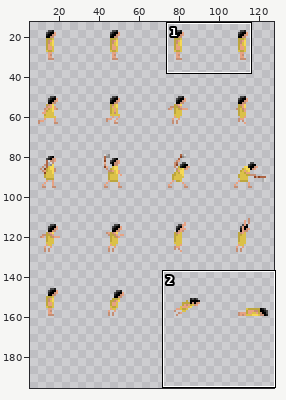
A sprite sheet gets an edit: data/guy.png. The first picture is a wide view before the edit; the outline marks the close-up.
Close-up. Old version:
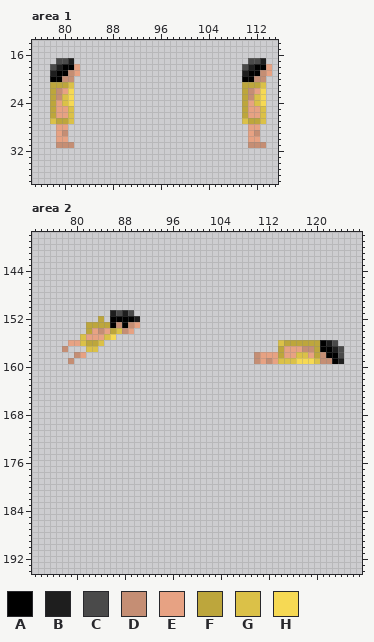
The file is 128x288 pixels. Shown: area 1: x 75..115, y 14..37; area 2: x 73..127, y 138..194. The wide view leaves out empty margins. The commit also changed other parts of the picture, which this record leaves out.
Palette (. is transparent): A #000000  B #1e1e1e  C #4a4a4a  D #c58e74  E #e7a283  F #bda63c  G #dbc148  H #f6d954
Pixels before, area 1, first column x 78:
17 .CCB.............................CCB.
18 CBAAE...........................CBAAE
19 BAADE...........................BAADE
20 AADD............................AADD.
21 FFFG............................FFFG.
22 FDEH............................FDEH.
23 FDGH............................FDGH.
24 FEGH............................FEGH.
25 FEEG............................FEEG.
26 FEEG............................FEEG.
27 GFFG............................GFFG.
28 .EE..............................EE..
29 .ED..............................ED..
30 .EE..............................EE..
31 .DDD.............................DDD.
Pixels before, area 2 (only the part around the change), first column x 73:
140 .......................................................
141 .......................................................
142 .......................................................
143 .......................................................
144 .......................................................
145 .......................................................
146 .......................................................
147 .......................................................
148 .......................................................
149 .......................................................
150 .......................................................
151 .............BCBC......................................
152 ...........F.AAAAB.....................................
153 .........FFFFADADE.....................................
154 .........FEDEFGDE......................................
155 ........GEEEGH.........................................
156 ......EEGFFG.............................GFFFFFFABC....
157 .....D...GG..............................FEEEDDFAABC...
158 .......DE............................DEEEFEEGGEFDAAC...
159 ......D..............................DEDEGGGHHHGDDAB...
160 .......................................................
161 .......................................................
162 .......................................................
163 .......................................................
164 .......................................................
165 .......................................................
166 .......................................................
167 .......................................................
168 .......................................................
169 .......................................................
170 .......................................................
171 .......................................................
172 .......................................................
173 .......................................................
174 .......................................................
175 .......................................................
176 .......................................................
177 .......................................................
178 .......................................................
179 .......................................................
180 .......................................................
181 .......................................................
182 .......................................................
183 .......................................................
184 .......................................................
185 .......................................................
186 .......................................................
187 .......................................................
188 .......................................................
189 .......................................................
190 .......................................................
191 .......................................................
192 .......................................................
193 .......................................................
194 .......................................................
New version:
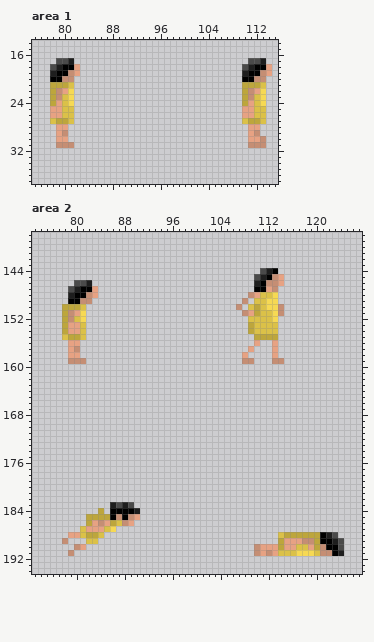
The edit:
Changed rows in their new state; - is an unchanged pixel.
Area 1:
first column x 78:
25 E-G-----------------------------E-G
26 E-G-----------------------------E-G
first column x 113:
30 D
Area 2:
first column x 78:
144 ---------------------------------CBA-----------
145 --------------------------------CBADE----------
146 --CCB---------------------------BADDE----------
147 -CBAAE--------------------------AAED-----------
148 -BAADE-------------------------DEGGH-----------
149 -AADD-------------------------D-GGHH-----------
150 FFFG-------------------------D-GFGHHD----------
151 FDEH----....------------------DEFGGHD----------
152 FDGH--.-.....------------------GGGGH-----------
153 FEEG.........------------------FGGGG-----------
154 FEEG........-------------------FGGGG-----------
155 GFF-.....-----------------------FFFF-----------
156 ---....-------------------------E--E..........-
157 .ED-..-------------------------E---E...........
158 -EE.--------------------------E-...-...........
159 --DD--------------------------DD...DD..........
first column x 78:
183 --------BCBC-----------------------------------
184 ------F-AAAAB----------------------------------
185 ----FFFFADADE----------------------------------
186 ----FEDEFGDE-----------------------------------
187 ---GEEEGH--------------------------------------
188 -EEGFFG-----------------------------GFFFFFFABC-
189 D---GG------------------------------FEEEDDFAABC
190 --DE----------------------------DEEEFEEGGEFDAAC
191 -D------------------------------DEDEGGGHHHGDDAB
Boxes around the changes in both close-ups, in picture pixels (x1, y1, x2, y2):
changed: (50, 106, 68, 118)
changed: (242, 106, 266, 142)
changed: (236, 268, 344, 364)
changed: (62, 280, 140, 364)
added: (62, 502, 140, 556)
added: (254, 532, 344, 556)
